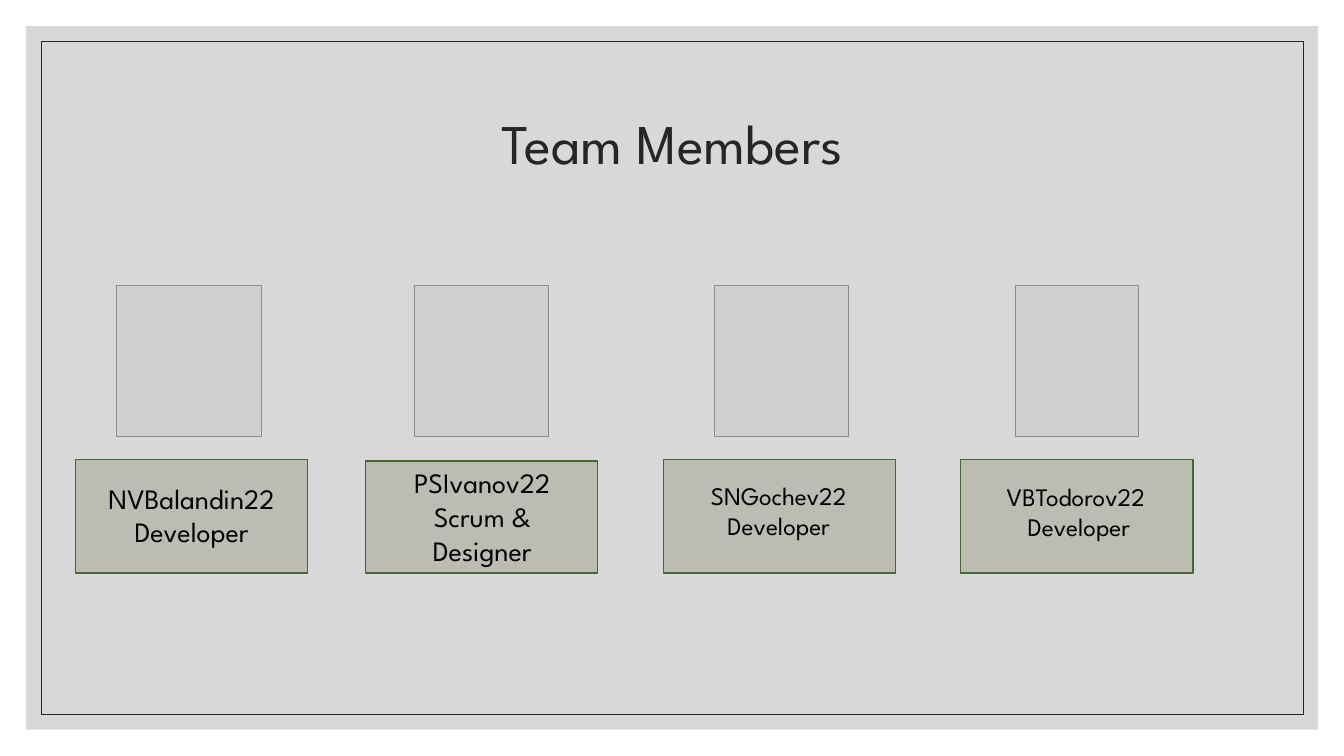
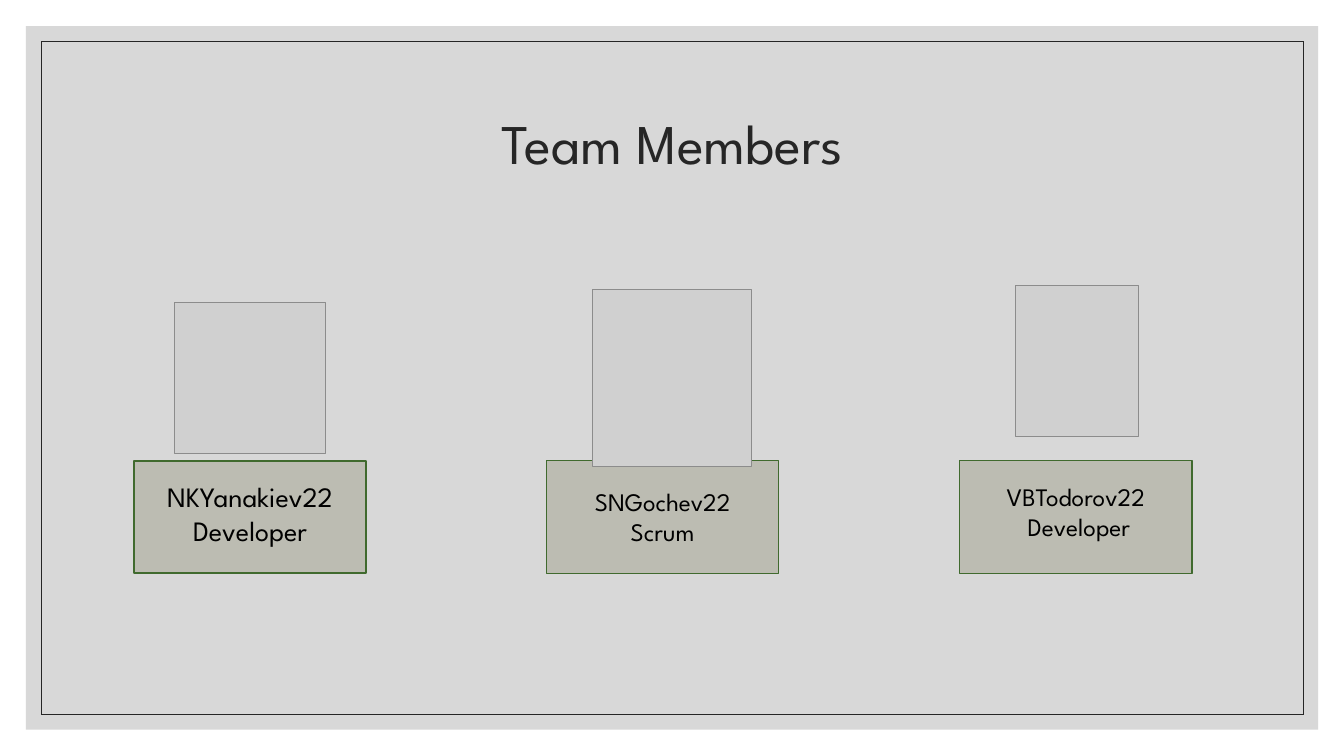
Before and after one commit to NKYanakiev22/TechMate, a slide deck: slide 2 of documantation/TechMate.pptx. Drawn at 1344x756 pixels with LibreOffice and Linux fonts; fonts in the diff are those of the drawing; grey boxes stand for pictures. Boxes give left, top, right and bottom in pixels: in the first picture for what was removed or moved away, otherwise in the second. Text is boxed around its words. In the diff, an @@ line names an element or a change of style, - is before the commit and + after.

```diff
--- a/documantation/TechMate.pptx
+++ b/documantation/TechMate.pptx
@@ picture removed at (116, 285, 261, 437) @@
@@ picture removed at (414, 285, 548, 437) @@
@@ picture added at (593, 289, 752, 466) @@
@@ picture removed at (715, 285, 849, 437) @@
@@ picture added at (174, 302, 326, 454) @@
@@ rectangle removed at (76, 460, 308, 573) @@
@@ rectangle: place and size @@
-rectangle at (366, 461, 598, 573)
+rectangle at (134, 461, 366, 573)
@@ text "NKYanakiev22": place and size @@
-text "NKYanakiev22" at (108, 489, 274, 548)
+text "NKYanakiev22" at (167, 487, 333, 547)
@@ text removed at (414, 474, 550, 567) @@
-PSIvanov22
-Scrum &
-Designer
@@ rectangle: place and size @@
-rectangle at (663, 460, 895, 573)
+rectangle at (546, 461, 778, 574)
@@ text at (167, 487, 333, 508): text changed @@
-NVBalandin22
+NKYanakiev22
@@ text "SNGochev22": place and size @@
-text "SNGochev22" at (711, 487, 847, 541)
+text "SNGochev22" at (595, 493, 731, 542)
@@ text at (631, 524, 695, 542): text changed @@
-Developer
+Scrum
```
Also in this commit, not shown: 2 other slides changed, 1 other file.
